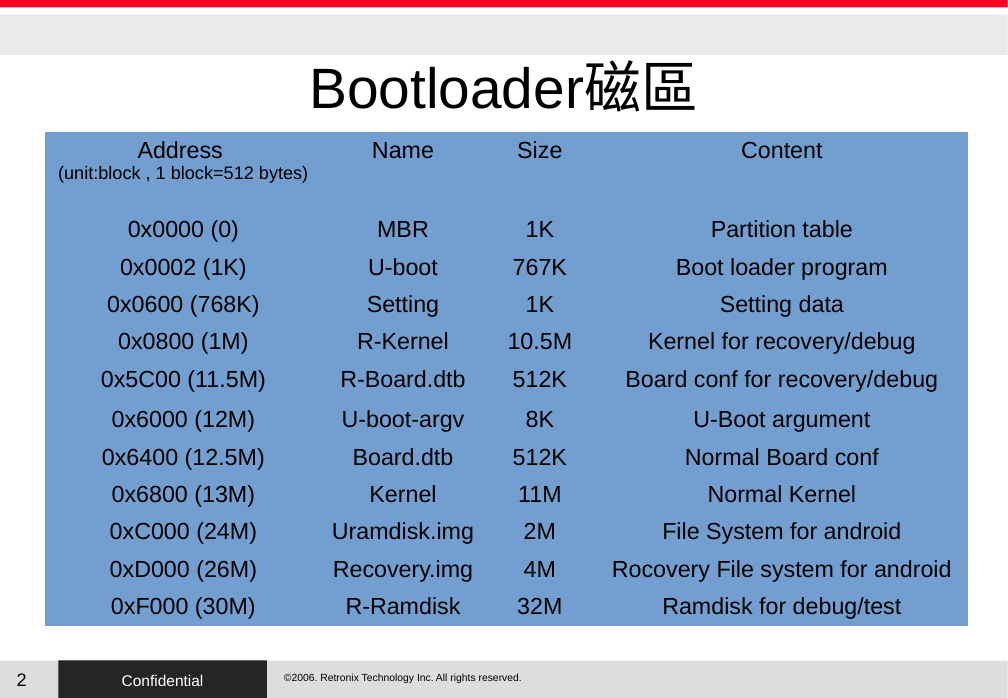
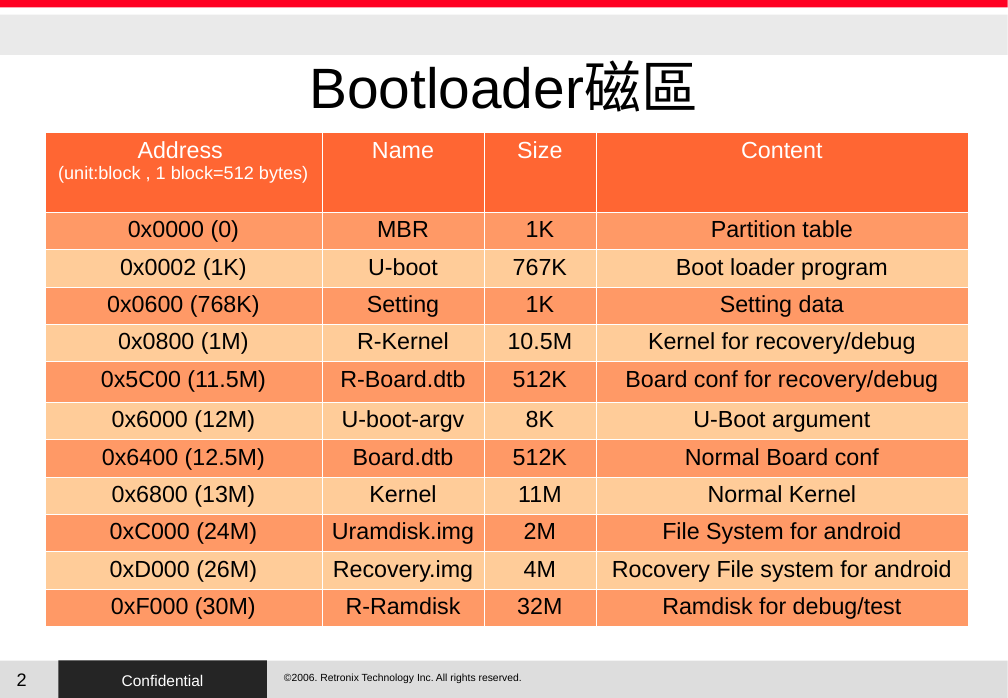
Before and after one commit to RetronixTechInc/u-boot-rtx, a slide deck: slide 2 of RTX/uboot.odp. Drawn at 1008x698 pixels with LibreOffice and Linux fonts; fonts in the diff are those of the drawing; background and template pictures are left out. Boxes give left, top, right and bottom in pixels: in the first picture for what was removed or moved away, otherwise in the second. Text is boxed around its words. In the diff, an @@ line names an element or a change of style, - is before the commit and + after.

```diff
--- a/RTX/uboot.odp
+++ b/RTX/uboot.odp
@@ table at [45, 132, 968, 626] @@
@@ fill #729FCF to #FF6633 in row 1 @@
@@ fill #729FCF to #FF9966 in 24 cells @@
@@ fill #729FCF to #FFCC99 in 20 cells @@
@@ text colour #000000 to #FFFFFF in "Address", "(unit:block , 1 block=512 bytes)", "Name", "Size" and 1 more places @@
@@ borders changed @@
```
Also in this commit, not shown: 5 other slides changed, 5 other files.
